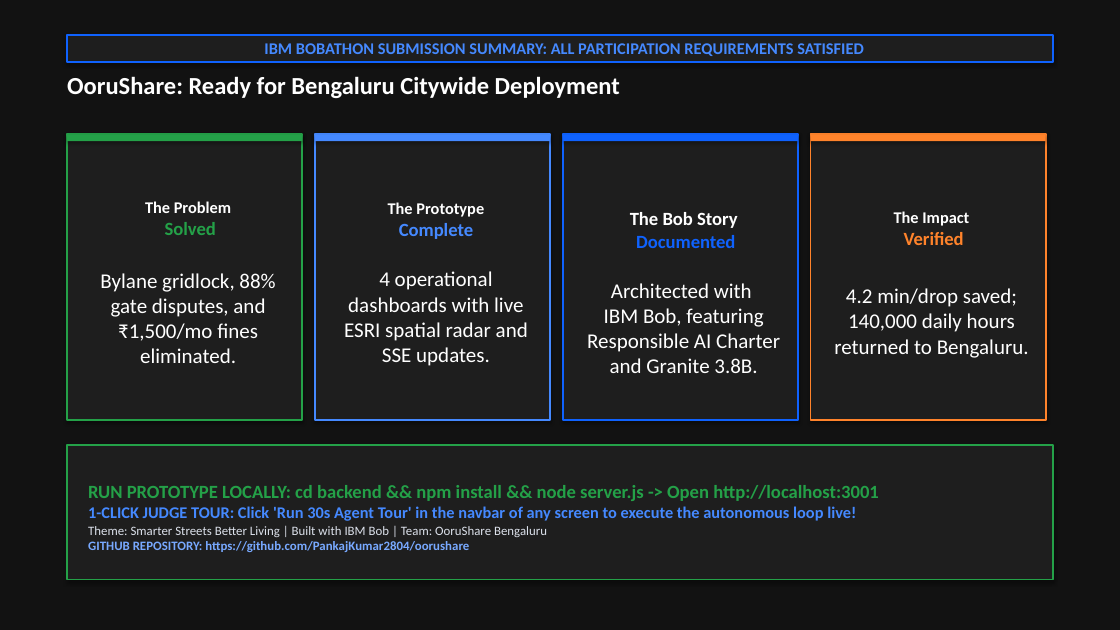
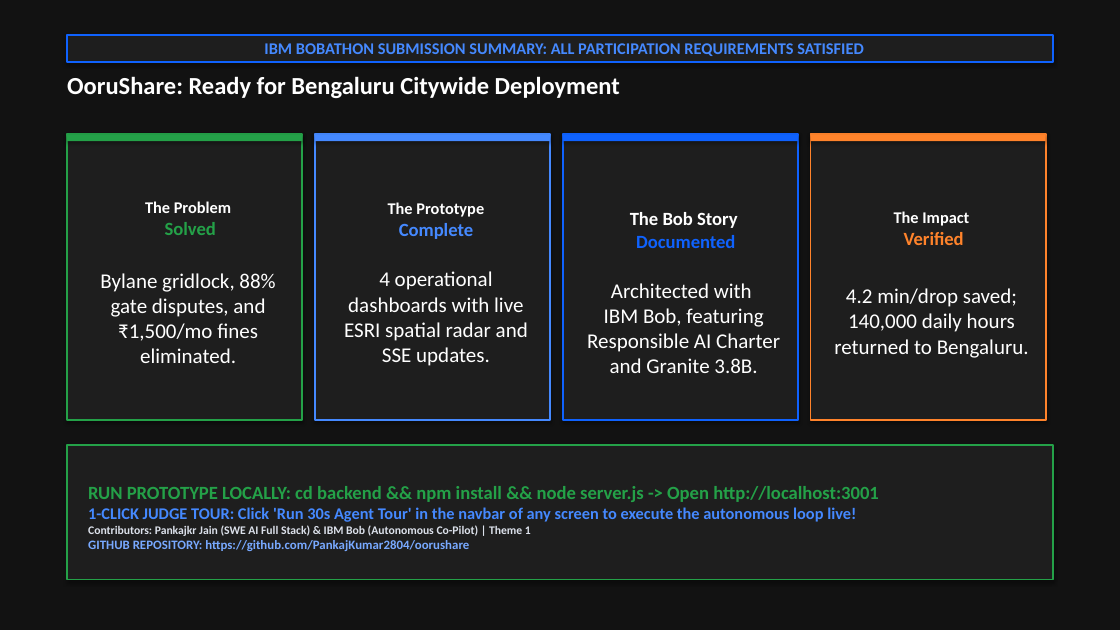
Before and after one commit to PankajKumar2804/oorushare, a slide deck: slide 10 of OoruShare_IBM_Bobathon_Theme1_Submission.pptx. Drawn at 1120x630 pixels with LibreOffice and Linux fonts; fonts in the diff are those of the drawing. Boxes give left, top, right and bottom in pixels: in the first picture for what was removed or moved away, otherwise in the second. Text is boxed around its words. In the diff, an @@ line names an element or a change of style, - is before the commit and + after.

Commit message:
docs: add contributor credits — Pankajkr Jain (SWE AI Full Stack, builder) and IBM Bob (AI leverage tool)

```diff
--- a/OoruShare_IBM_Bobathon_Theme1_Submission.pptx
+++ b/OoruShare_IBM_Bobathon_Theme1_Submission.pptx
@@ text in rectangle at <box>88,525,531,536</box>: text changed; size 11 to 10 pt; bold on @@
-Theme: Smarter Streets Better Living | Built with IBM Bob | Team: OoruShare Bengaluru
+Contributors: Pankajkr Jain (SWE AI Full Stack) & IBM Bob (Autonomous Co-Pilot) | Theme 1
```
Also in this commit, not shown: 3 other files.
